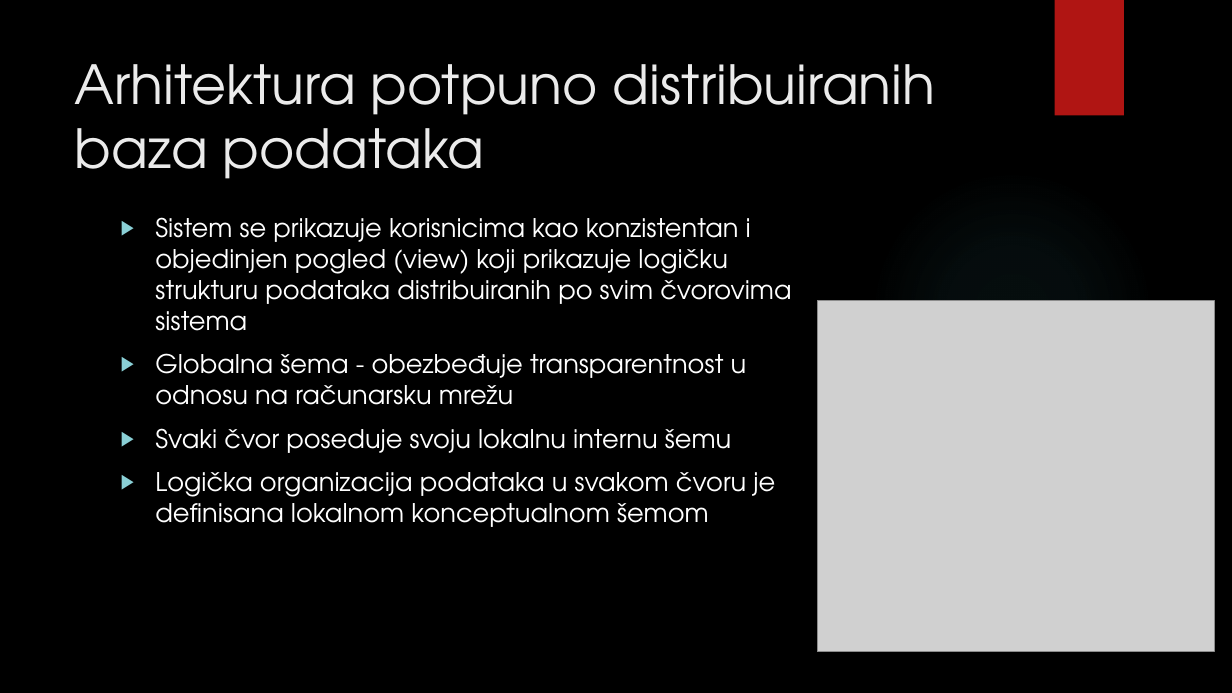
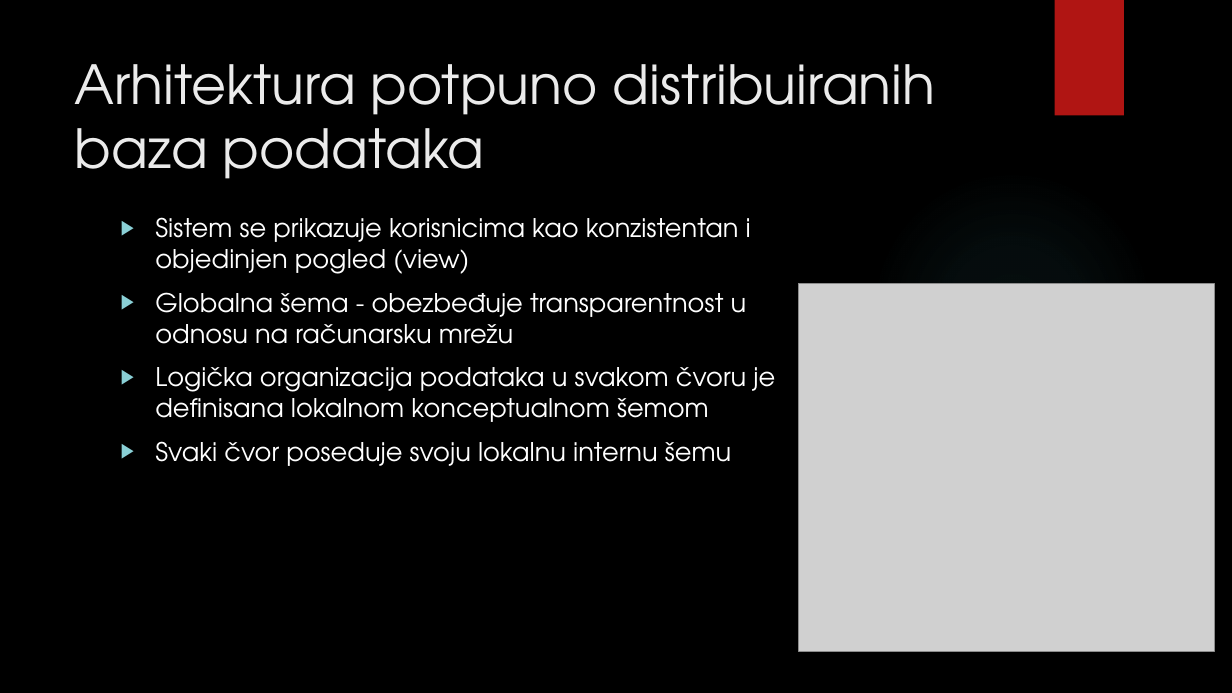
Before and after one commit to Rista5/DBMS, a slide deck: slide 3 of Distribuirane baze/Distribuirane baze podataka.pptx. Drawn at 1232x693 pixels with LibreOffice and Linux fonts; fonts in the diff are those of the drawing; grey boxes stand for pictures; background and template pictures are left out. Boxes give left, top, right and bottom in pixels: in the first picture for what was removed or moved away, otherwise in the second. Text is boxed around its words. In the diff, an @@ line names an element or a change of style, - is before the commit and + after.

```diff
--- a/Distribuirane baze/Distribuirane baze podataka.pptx
+++ b/Distribuirane baze/Distribuirane baze podataka.pptx
@@ text at box(155, 217, 751, 274): text changed @@
-▶ Sistem se prikazuje korisnicima kao konzistentan i objedinjen pogled (view) koji prikazuje logičku strukturu podataka distribuiranih po svim čvorovima sistema
+▶ Sistem se prikazuje korisnicima kao konzistentan i objedinjen pogled (view)
@@ picture: place and size @@
-picture at box(817, 300, 1214, 652)
+picture at box(799, 284, 1214, 652)
@@ text at box(155, 367, 775, 422): paragraph added @@
+▶ Logička organizacija podataka u svakom čvoru je definisana lokalnom konceptualnom šemom
@@ text at box(155, 472, 775, 527): paragraph removed @@
-▶ Logička organizacija podataka u svakom čvoru je definisana lokalnom konceptualnom šemom
```
Also in this commit, not shown: 13 other slides changed, 2 slides removed, 11 other files.
